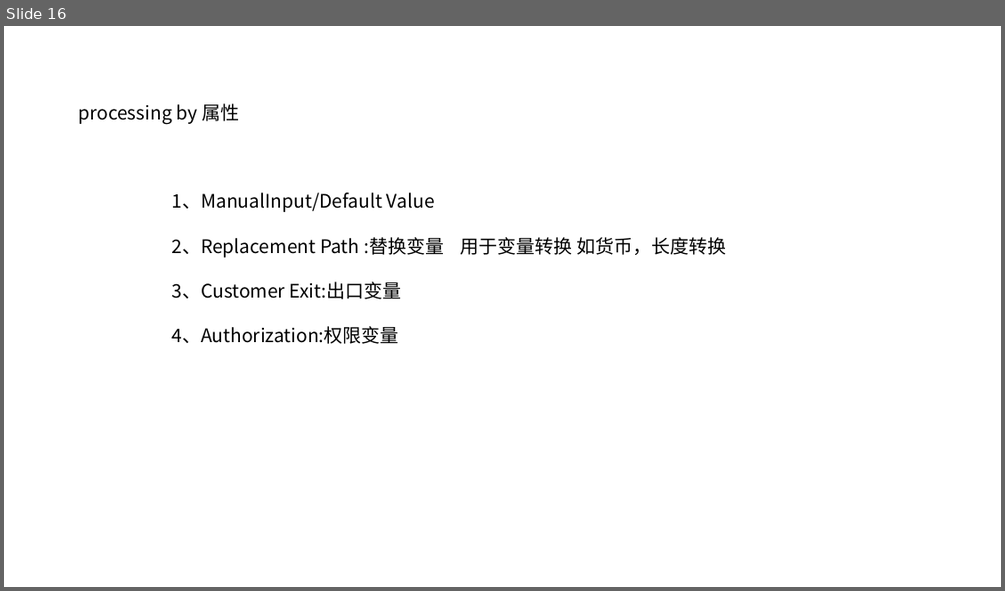
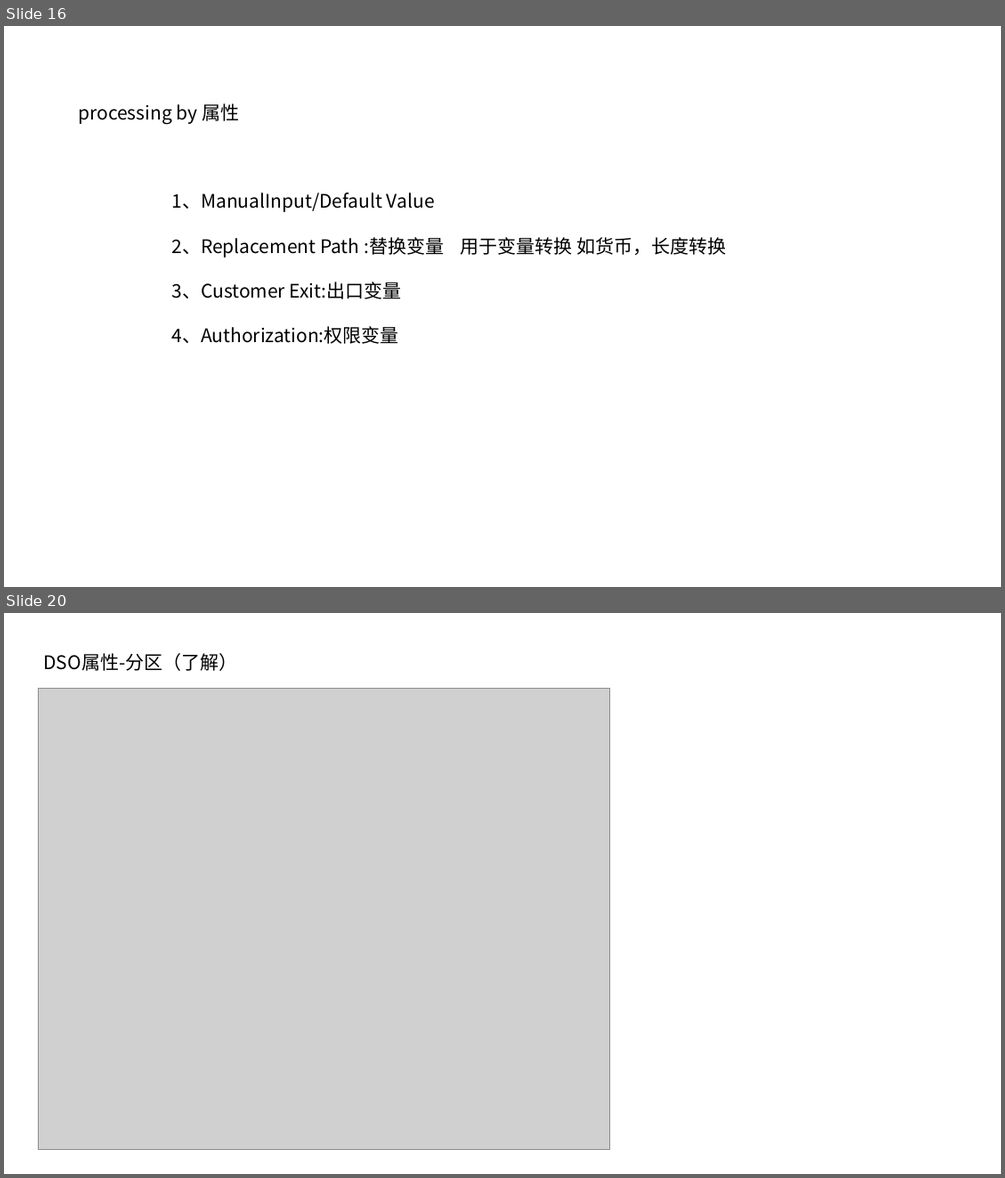
Before and after one commit to chenzz1228/MDG, a slide deck: bw/bw之ecplise.pptx. Shown one above the other, each under a label of ours: slide 16 before the commit, slides 16 and 20 after it; the slides between them are not shown. The pictures are 1005x591 and 1005x1178 pixels, drawn with LibreOffice and Linux fonts; fonts in the diff are those of the drawing; grey boxes stand for pictures. Boxes give left, top, right and bottom in pixels: in the first picture for what was removed or moved away, otherwise in the second. Text is boxed around its words. In the diff, an @@ line names an element or a change of style, - is before the commit and + after.

```diff
--- a/bw/bw之ecplise.pptx
+++ b/bw/bw之ecplise.pptx
@@ slide 20 added at (x1=4, y1=613, x2=1001, y2=1174), background #FFFFFF @@
@@ text added at (x1=44, y1=653, x2=238, y2=671), 18 pt, text #000000 @@
+DSO属性-分区（了解）
@@ picture added at (x1=39, y1=688, x2=609, y2=1149) @@
```
Also in this commit, not shown: 7 other slides added.
